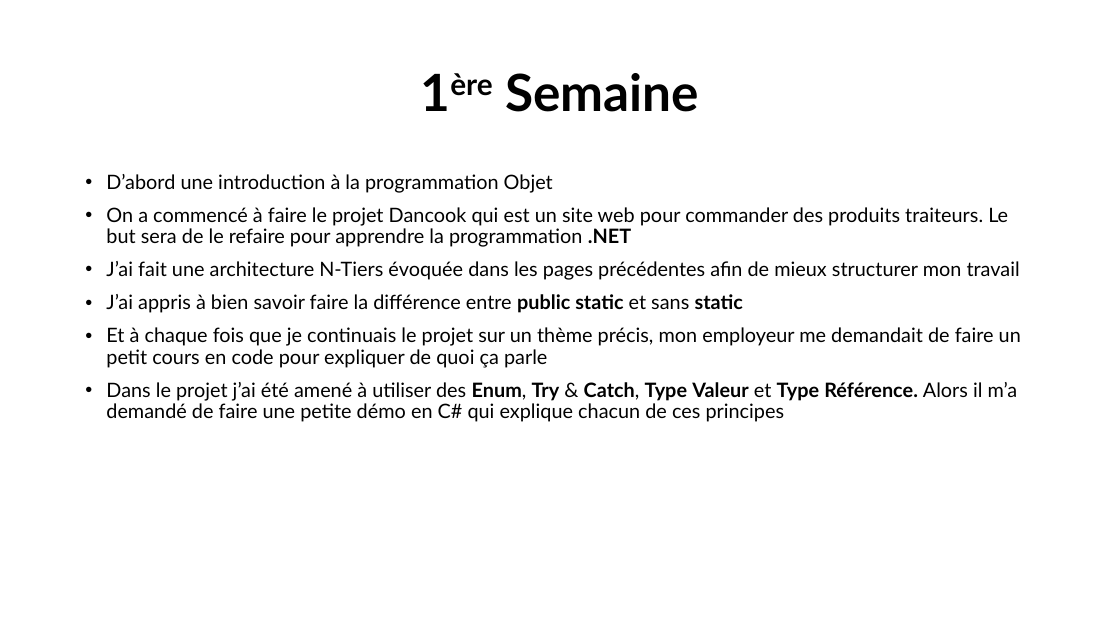
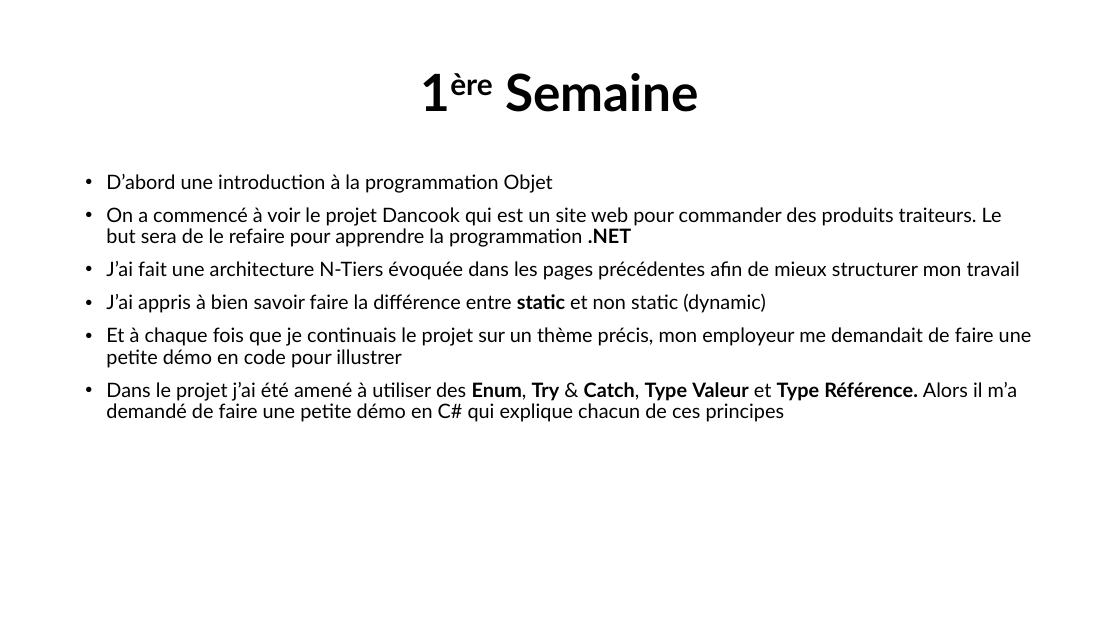
Before and after one commit to alimakri/DanCookStage, a slide deck: slide 11 of Documents/DanCook_Stage.pptx. Drawn at 1120x630 pixels with LibreOffice and Linux fonts; fonts in the diff are those of the drawing. Boxes give left, top, right and bottom in pixels: in the first picture for what was removed or moved away, otherwise in the second. Text is boxed around its words. In the diff, an @@ line names an element or a change of style, - is before the commit and + after.

```diff
--- a/Documents/DanCook_Stage.pptx
+++ b/Documents/DanCook_Stage.pptx
@@ text at (106,207,1002,247): text changed @@
-• On a commencé à faire le projet Dancook qui est un site web pour commander des produits traiteurs. Le but sera de le refaire pour apprendre la programmation .NET
+• On a commencé à voir le projet Dancook qui est un site web pour commander des produits traiteurs. Le but sera de le refaire pour apprendre la programmation .NET
@@ text at (106,294,1032,368): text changed @@
-• J’ai appris à bien savoir faire la différence entre public static et sans static
-• Et à chaque fois que je continuais le projet sur un thème précis, mon employeur me demandait de faire un petit cours en code pour expliquer de quoi ça parle
+• J’ai appris à bien savoir faire la différence entre static et non static (dynamic)
+• Et à chaque fois que je continuais le projet sur un thème précis, mon employeur me demandait de faire une petite démo en code pour illustrer
```
Also in this commit, not shown: 7 other slides changed.
